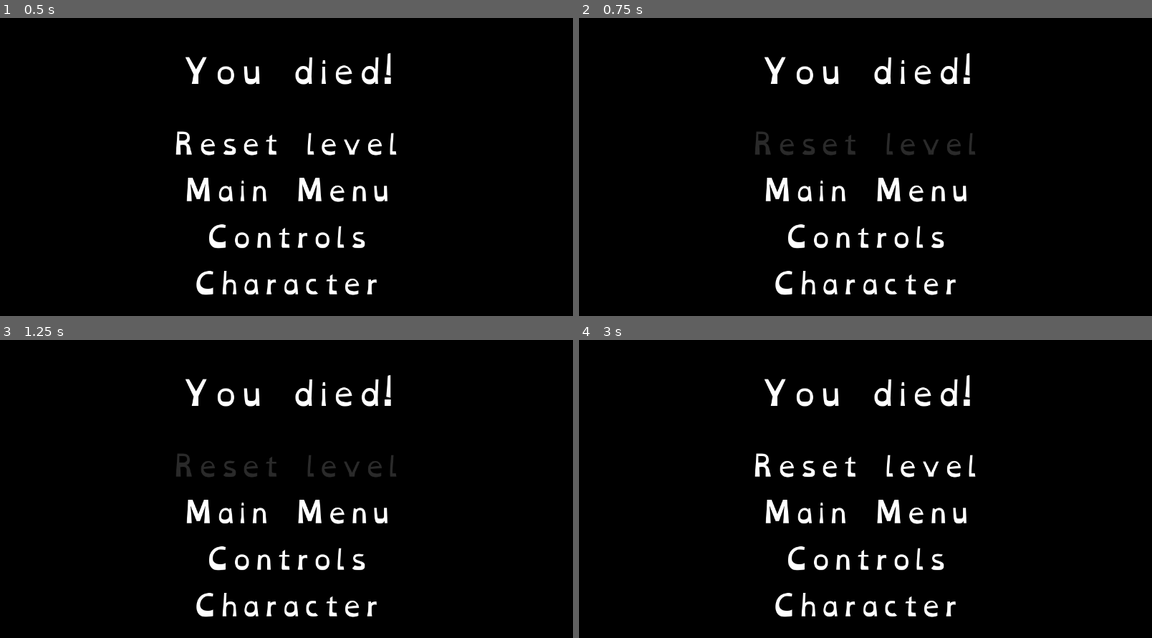
Above: before the commit, frames 1-4 (two rows, left to right).
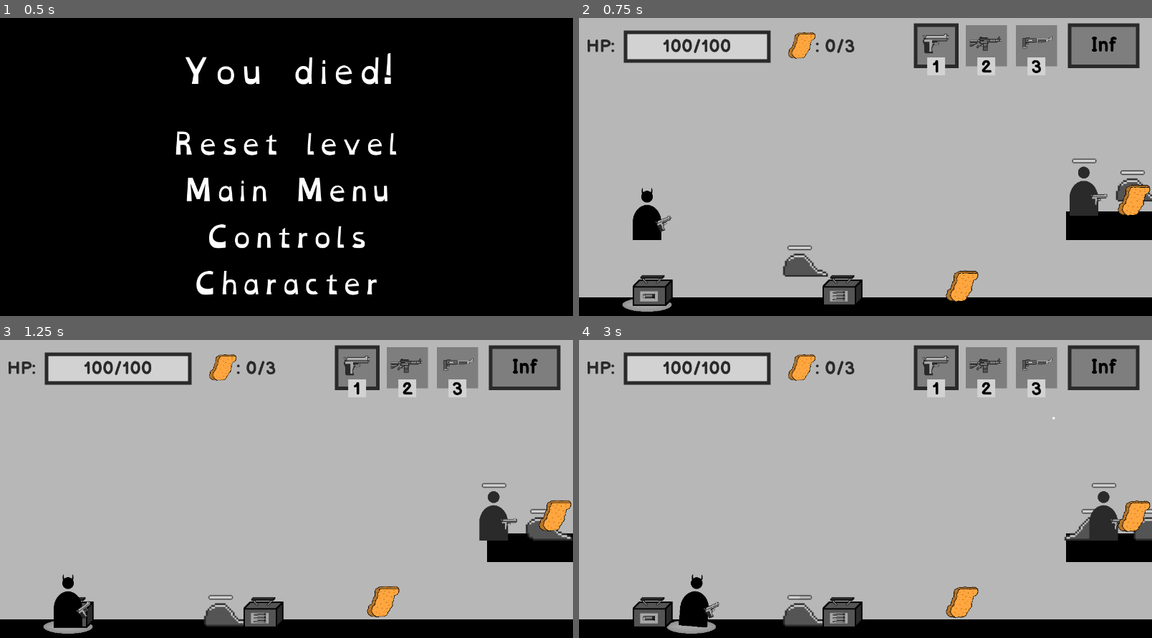
Above: after the commit, the same moments.

Repository: BesterCoder/nuggie-collector
Game: Godot game, scene res://menus/character/DeadPlayer.tscn
Same seed, same stepped clock (60 frames per second), same inputs: the game is played once before the commit and once after it. This scene is started directly instead of the project's main scene.
Inputs (mouse positions are in pixels of both pictures, inside the frame that each line leads up to):
- Up to frame 1 (0.5 s): no input
- Up to frame 2 (0.75 s): click "Reset level" at 0.5 s
- Up to frame 3 (1.25 s): no input
- Up to frame 4 (3 s): click (865, 605) at 1.25 s, where only the run before the commit has a clickable "Character"; click (865, 512) at 2 s, where only the run before the commit has a clickable "Main Menu"; move the mouse to (991, 486) at 2.77 s; hold D (move_right) from 2.78 s (still down); hold E (interact) from 2.78 s (still down)

Frame 1 is identical in both runs. In frame 2, 92% of the frame differs, in the area x 0-100%, y 0-99%; in frame 3, 92%; in frame 4, 92%.

Commit message:
Added functionality to the dead player menu
Menu is now shown when player is dead.
You can reset the level with the menu.
You can go back to main menu.
You can access the character menu.

Diff:
--- a/autoload/SceneLoader.gd
+++ b/autoload/SceneLoader.gd
@@ -23,6 +23,9 @@
 
 func load_level_complete():
 	load_scene("res://menus/level/LevelComplete.tscn")
+
+func load_dead_player():
+	load_scene("res://menus/character/DeadPlayer.tscn")
 
 func load_scene(scene_path: String):
 	# This function will usually be called from a signal callback,
--- a/characters/player/Player.gd
+++ b/characters/player/Player.gd
@@ -31,7 +31,7 @@
 
 	health -= damage
 	if health <= 0:
-		queue_free()
+		SceneLoader.load_dead_player()
 	elif health > max_health:
 		health = max_health
 	emit_signal("health_chagned")
--- /dev/null
+++ b/menus/character/DeadPlayer.gd
@@ -0,0 +1,11 @@
+extends Control
+
+
+func _on_reset_pressed():
+	SceneLoader.load_scene(Level.get_current_scene())
+
+func _on_character_pressed():
+	SceneLoader.load_character_menu()
+
+func _on_menu_pressed():
+	SceneLoader.load_main_menu()
--- a/menus/character/DeadPlayer.tscn
+++ b/menus/character/DeadPlayer.tscn
@@ -1,6 +1,7 @@
-[gd_scene load_steps=4 format=2]
+[gd_scene load_steps=5 format=2]
 
 [ext_resource path="res://assets/fonts/OpenDyslexic-Regular.ttf" type="DynamicFontData" id=1]
+[ext_resource path="res://menus/character/DeadPlayer.gd" type="Script" id=2]
 
 [sub_resource type="DynamicFont" id=1]
 size = 70
@@ -13,6 +14,7 @@
 [node name="DeadPlayer" type="Control"]
 anchor_right = 1.0
 anchor_bottom = 1.0
+script = ExtResource( 2 )
 __meta__ = {
 "_edit_use_anchors_": false
 }
@@ -103,3 +105,6 @@
 __meta__ = {
 "_edit_use_anchors_": false
 }
+[connection signal="pressed" from="Reset" to="." method="_on_reset_pressed"]
+[connection signal="pressed" from="Character" to="." method="_on_character_pressed"]
+[connection signal="pressed" from="Menu" to="." method="_on_menu_pressed"]
